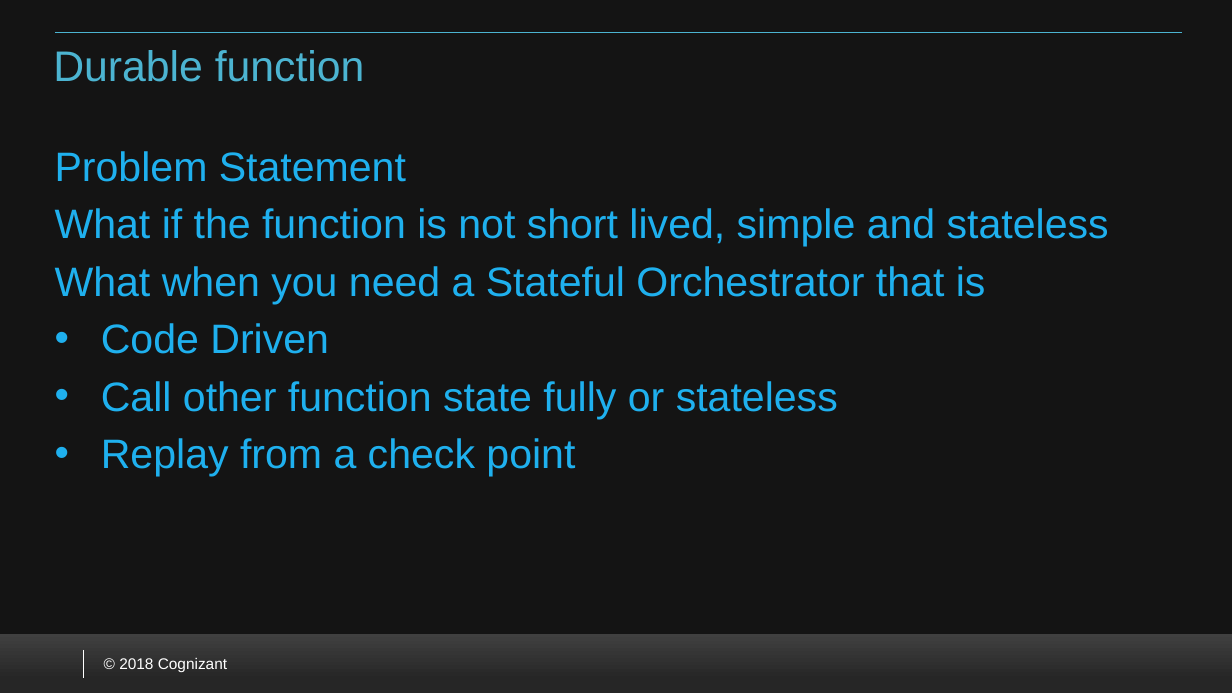
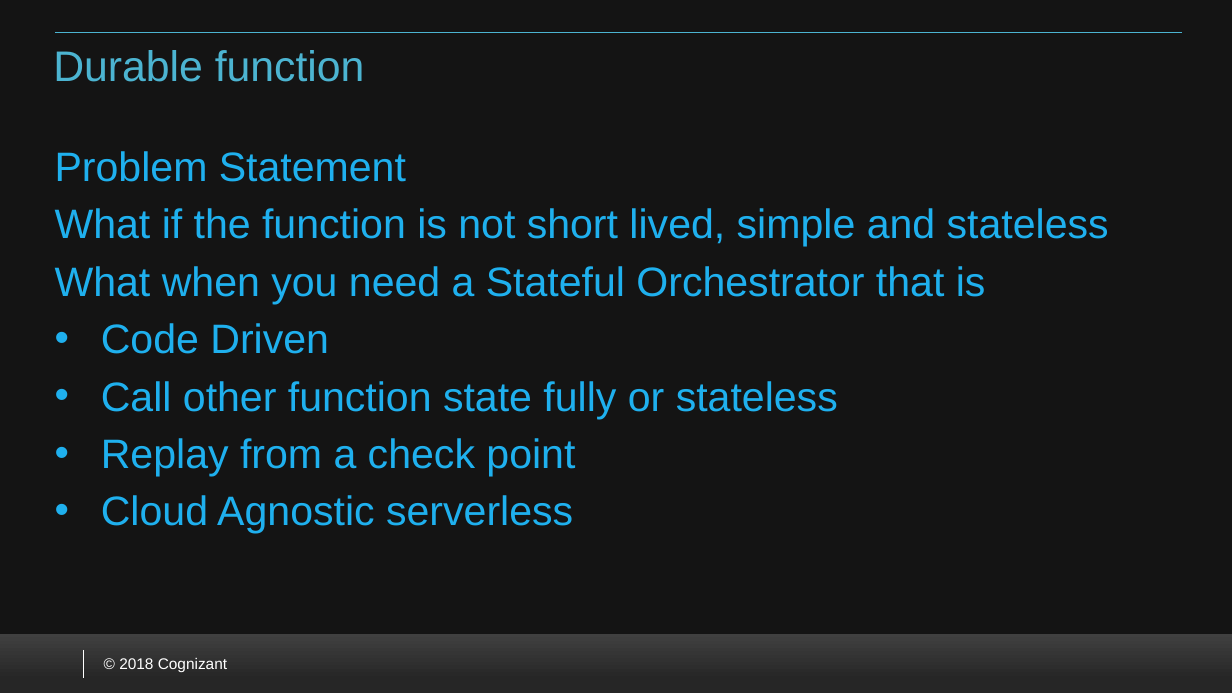
Before and after one commit to VenkateshSrini/MyDocuments, a slide deck: slide 14 of Azurefunction 2.0.pptx. Drawn at 1232x693 pixels with LibreOffice and Linux fonts; fonts in the diff are those of the drawing; background and template pictures are left out. Boxes give left, top, right and bottom in pixels: in the first picture for what was removed or moved away, otherwise in the second. Text is boxed around its words. In the diff, an @@ line names an element or a change of style, - is before the commit and + after.

```diff
--- a/Azurefunction 2.0.pptx
+++ b/Azurefunction 2.0.pptx
@@ text at (x1=101, y1=495, x2=573, y2=534): paragraph added @@
+• Cloud Agnostic serverless
```
Also in this commit, not shown: 3 other slides changed.
